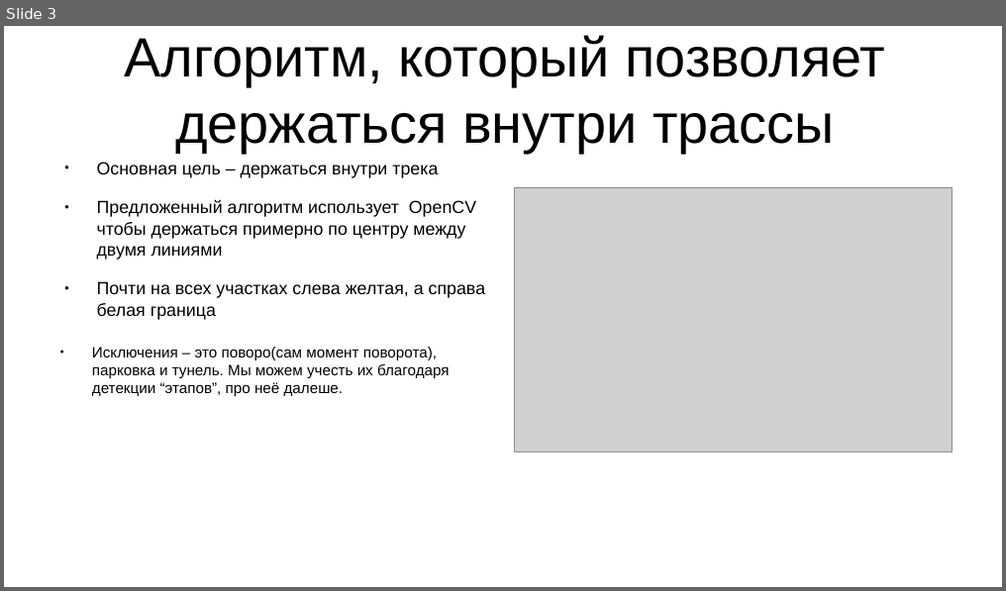
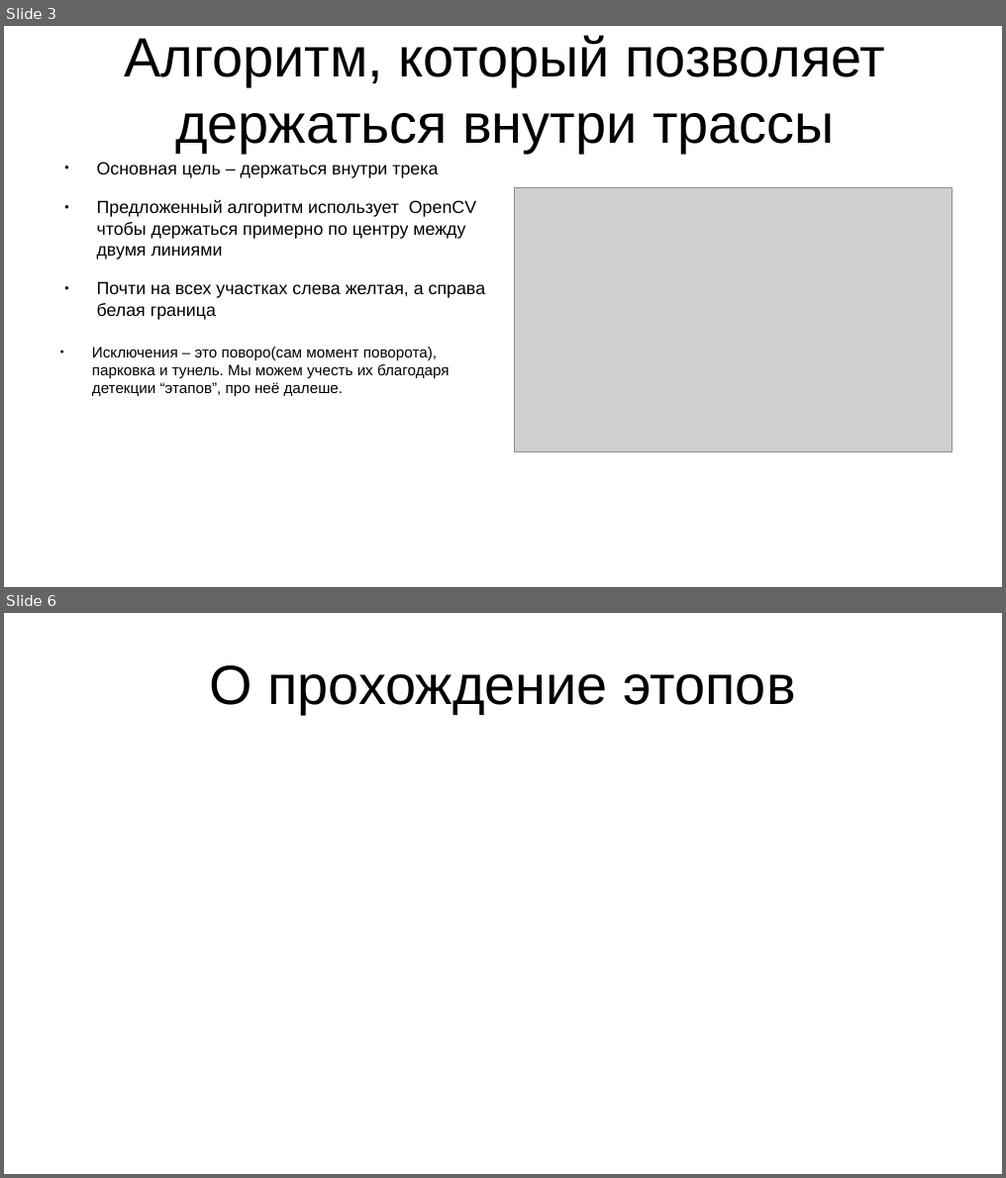
Before and after one commit to NikitaGoltsev/Auto_Race_challange, a slide deck: presintation.odp. Shown one above the other, each under a label of ours: slide 3 before the commit, slides 3 and 6 after it; the slides between them are not shown. The pictures are 1006x591 and 1006x1178 pixels, drawn with LibreOffice and Linux fonts; fonts in the diff are those of the drawing; grey boxes stand for pictures. Boxes give left, top, right and bottom in pixels: in the first picture for what was removed or moved away, otherwise in the second. Text is boxed around its words. In the diff, an @@ line names an element or a change of style, - is before the commit and + after.

```diff
--- a/presintation.odp
+++ b/presintation.odp
@@ slide 6 added at bbox=[4, 613, 1002, 1174], background #FFFFFF @@
@@ title added at bbox=[209, 665, 795, 714], 44 pt, text #000000 @@
+О прохождение этопов
```
Also in this commit, not shown: 2 other slides added, 2 slides removed, 1 other file.
